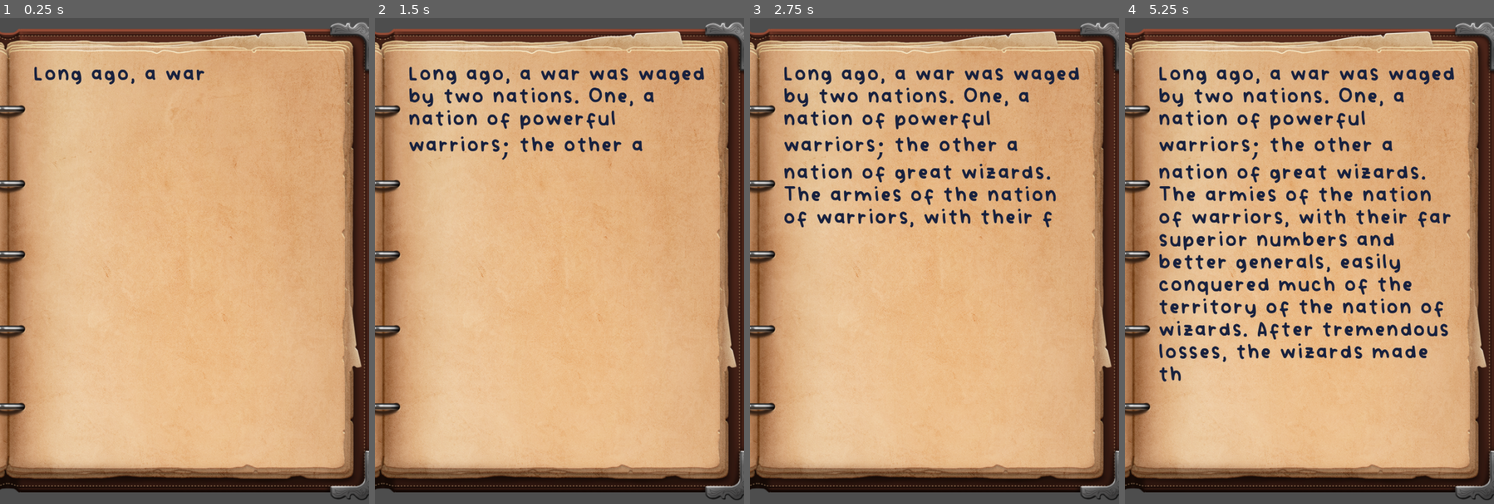
Above: before the commit, frames 1-4 (left to right).
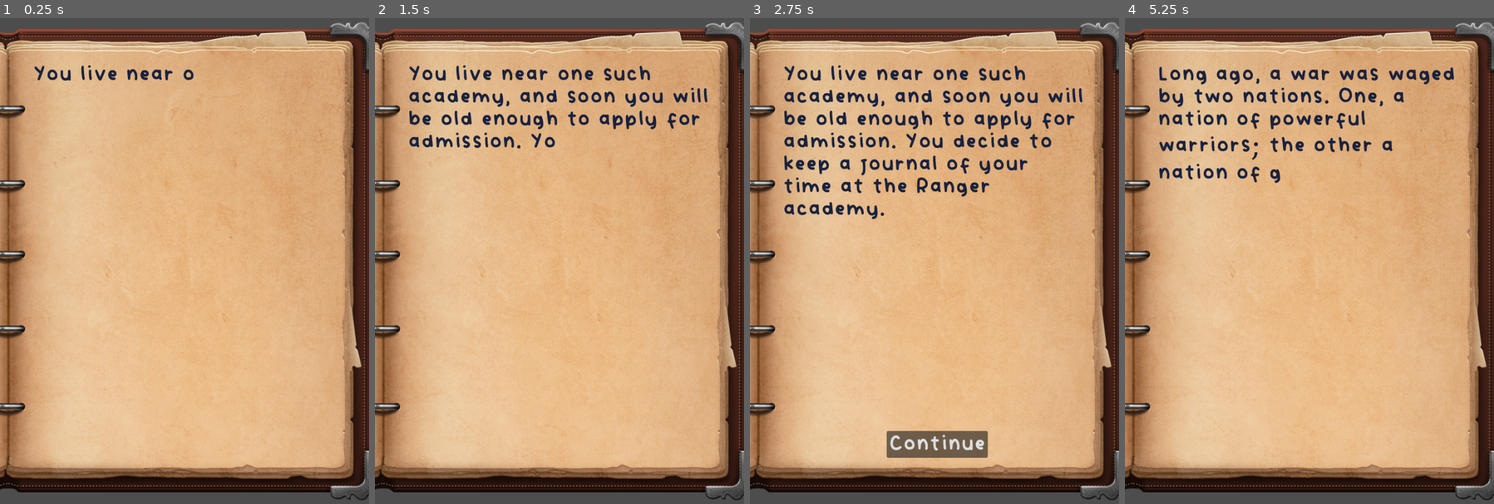
Above: after the commit, the same moments.

Repository: starlightlacuna/godot-wild-jam-75
Game: Godot game, scene res://journal.tscn
Same seed, same stepped clock (60 frames per second), same inputs: the game is played once before the commit and once after it. The engine's default icon, where the game draws it, is replaced by a stand-in: a white triangle on a blue panel in a dark square.
Inputs (mouse positions are in pixels of both pictures, inside the frame that each line leads up to):
- Up to frame 1 (0.25 s): no input
- Up to frame 2 (1.5 s): no input
- Up to frame 3 (2.75 s): no input
- Up to frame 4 (5.25 s): click (1313, 445) at 2.75 s, where only the run after the commit has a clickable "Continue"; click (1313, 246) at 3.5 s, where only the run after the commit has a clickable "Prologue"

The runs differ from the first frame. In frame 1, 0.7% of the frame differs, in the area x 9-56%, y 9-14%; in frame 2, 4.3%; in frame 3, 9.8%, in the area x 9-91%, y 9-91%; in frame 4, 7.1%.

Commit message:
Implement choice history

Diff:
--- a/journal.gd
+++ b/journal.gd
@@ -19,6 +19,7 @@
 const continue_button_data: ChoiceData = preload("res://Data/continue.tres")
 
 var choice_made: bool = false
+var choice_index: int = 0
 var current_entry: JournalEntryData
 
 func _ready() -> void:
@@ -50,6 +51,8 @@
 func _on_choice_button_pressed(choice_data: ChoiceData) -> void:
 	# TODO (REACH): Add choice selection animation.
 	_clear_choices()
+	var choice_history: Array = JournalManager.sequences[current_entry.sequence_tag].choice_history
+	choice_history.append(choice_data)
 	entry_label.append_choice_text(choice_data.text + "\n")
 	JournalManager.apply_choice_effects(choice_data)
 	choice_made = true
@@ -66,6 +69,7 @@
 
 func _on_sequence_button_pressed(sequence_tag: String) -> void:
 	current_entry = JournalManager.get_sequence_start(sequence_tag)
+	choice_index = 0
 	_start_current_entry()
 
 func _change_mode(mode: Mode) -> void:
@@ -126,6 +130,15 @@
 		return
 
 	var choices: Array[ChoiceData] = current_entry.choices
+	if JournalManager.sequences[current_entry.sequence_tag].complete:
+		var choice_history: Array = JournalManager.sequences[current_entry.sequence_tag].choice_history
+		for choice_data in choices:
+			if choice_data == choice_history[choice_index]:
+				choice_index += 1
+				entry_label.append_choice_text(choice_data.text + "\n")
+				choice_made = true
+				return
+
 	for choice_data in choices:
 		var data: ChoiceData = choice_data
 		var new_button: ChoiceButton = choice_button_scene.instantiate()
--- a/journal.tscn
+++ b/journal.tscn
@@ -1,7 +1,8 @@
-[gd_scene load_steps=9 format=3 uid="uid://cncf0vy3hh8k1"]
+[gd_scene load_steps=10 format=3 uid="uid://cncf0vy3hh8k1"]
 
 [ext_resource type="Script" path="res://journal.gd" id="1_i0mx5"]
 [ext_resource type="FontFile" uid="uid://l3y6ih5w8yke" path="res://Assets/Fonts/vividly/Vividly-Regular.otf" id="1_saxwu"]
+[ext_resource type="Resource" uid="uid://g0i66ygu6tu7" path="res://Data/Prologue/prologue5.tres" id="3_n6brh"]
 [ext_resource type="Script" path="res://journal_label.gd" id="3_tdy8e"]
 [ext_resource type="Texture2D" uid="uid://u078a8s5bj8l" path="res://Assets/book.png" id="3_yxov7"]
 [ext_resource type="PackedScene" uid="uid://df452r7swku13" path="res://UI/choice_button.tscn" id="4_euoka"]
@@ -24,6 +25,7 @@
 grow_vertical = 2
 theme = SubResource("Theme_5ffud")
 script = ExtResource("1_i0mx5")
+journal_entry_override = ExtResource("3_n6brh")
 camaraderie_min_color = Color(0.372549, 0.568627, 0.219608, 1)
 camaraderie_max_color = Color(0.415686, 0.219608, 0.568627, 1)
 metadata/_edit_lock_ = true
